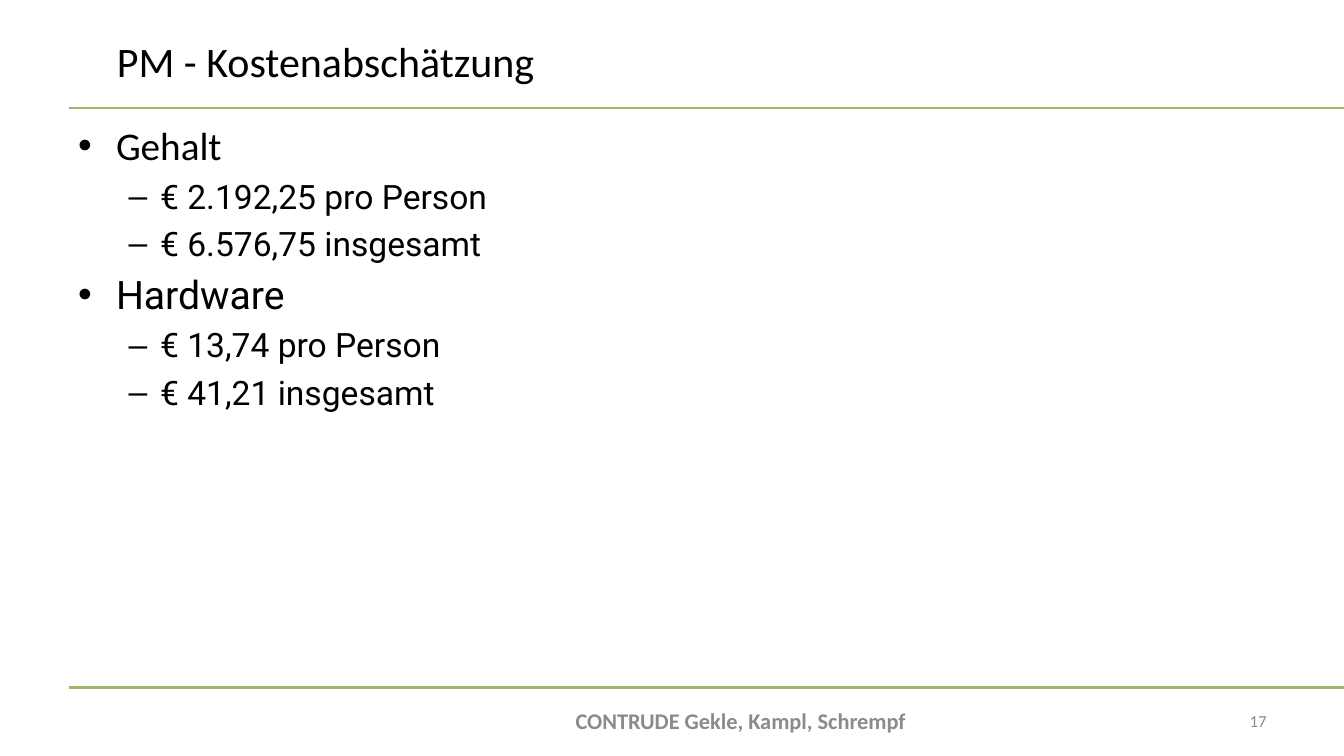
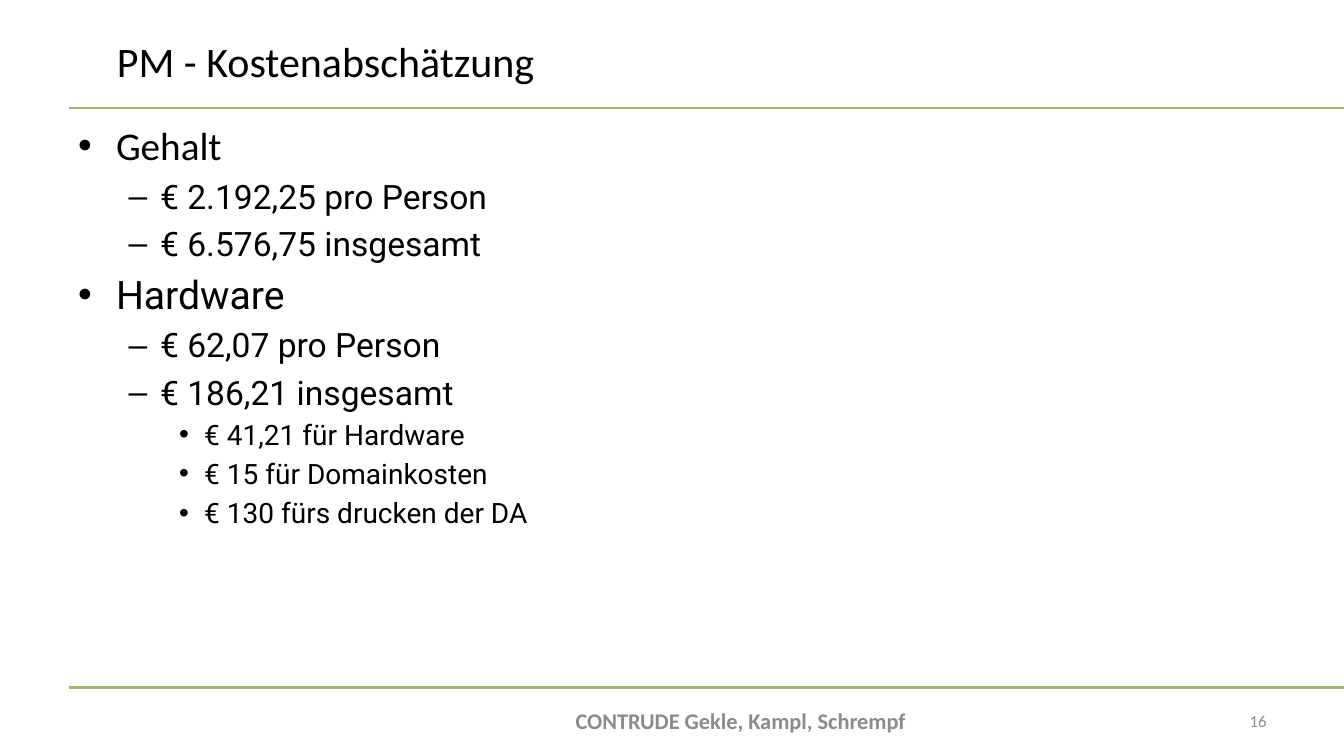
Before and after one commit to bitsneak/Contrude, a slide deck: slide 16 of Diplomarbeit/doc/Presentations/DA-Präsentation2024_Zweitpräsentation.pptx (slide 17 before the commit). Drawn at 1344x756 pixels with LibreOffice and Linux fonts; fonts in the diff are those of the drawing; background and template pictures are left out. Boxes give left, top, right and bottom in pixels: in the first picture for what was removed or moved away, otherwise in the second. Text is boxed around its words. In the diff, an @@ line names an element or a change of style, - is before the commit and + after.

```diff
--- a/Diplomarbeit/doc/Presentations/DA-Präsentation2024_Zweitpräsentation.pptx
+++ b/Diplomarbeit/doc/Presentations/DA-Präsentation2024_Zweitpräsentation.pptx
@@ text at <box>187,332,527,524</box>: text changed; size 24 to 20 pt @@
-  – € 13,74 pro Person
-  – € 41,21 insgesamt
+  – € 62,07 pro Person
+  – € 186,21 insgesamt
+    • € 41,21 für Hardware
+    • € 15 für Domainkosten
+    • € 130 fürs drucken der DA
@@ page number at <box>1250,716,1267,727</box>: text changed @@
-17
+16
```
Also in this commit, not shown: 6 other slides changed, 1 slide added.
